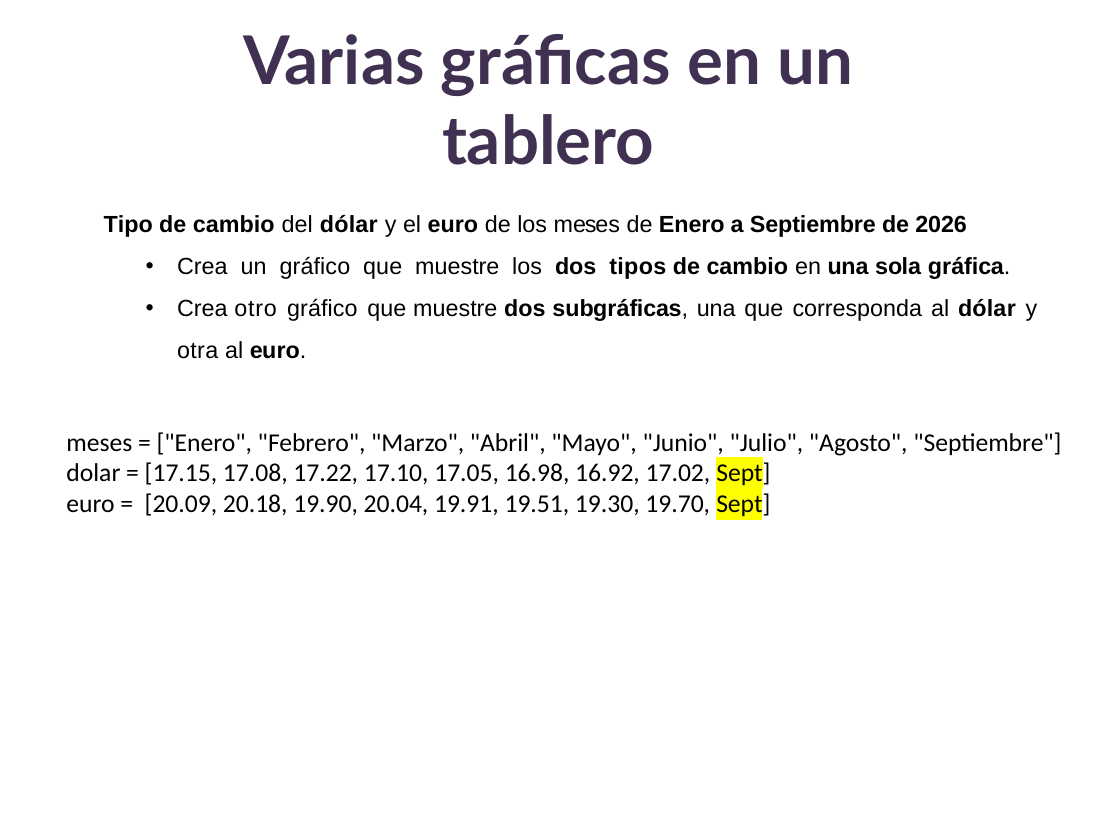
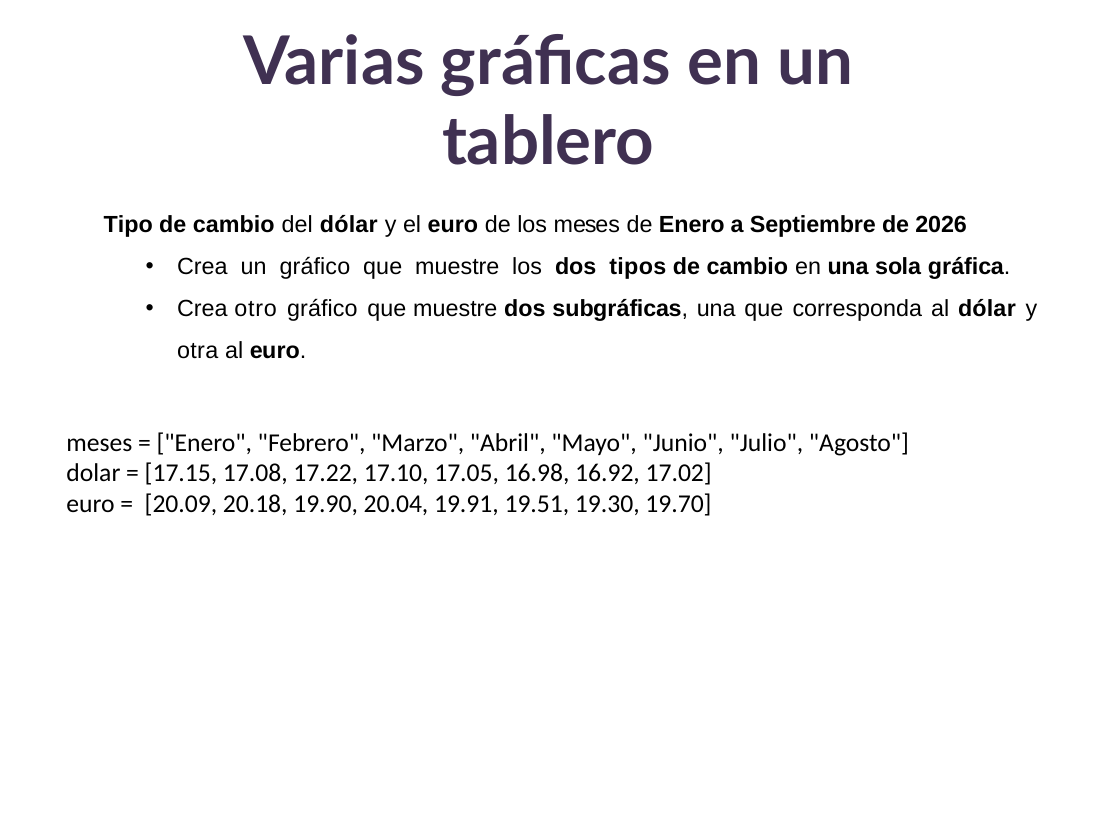
Before and after one commit to lizetheP/PensamientoC, a slide deck: slide 18 of CalendarioAgo2026/presentaciones/10_Graficas.pptx. Drawn at 1120x840 pixels with LibreOffice and Linux fonts; fonts in the diff are those of the drawing. Boxes give left, top, right and bottom in pixels: in the first picture for what was removed or moved away, otherwise in the second. Text is boxed around its words. In the diff, an @@ line names an element or a change of style, - is before the commit and + after.

```diff
--- a/CalendarioAgo2026/presentaciones/10_Graficas.pptx
+++ b/CalendarioAgo2026/presentaciones/10_Graficas.pptx
@@ text at bbox=[66, 432, 909, 516]: text changed @@
-meses = ["Enero", "Febrero", "Marzo", "Abril", "Mayo", "Junio", "Julio", "Agosto", "Septiembre"]
-dolar = [17.15, 17.08, 17.22, 17.10, 17.05, 16.98, 16.92, 17.02, Sept]
-euro = [20.09, 20.18, 19.90, 20.04, 19.91, 19.51, 19.30, 19.70, Sept]
+meses = ["Enero", "Febrero", "Marzo", "Abril", "Mayo", "Junio", "Julio", "Agosto"]
+dolar = [17.15, 17.08, 17.22, 17.10, 17.05, 16.98, 16.92, 17.02]
+euro = [20.09, 20.18, 19.90, 20.04, 19.91, 19.51, 19.30, 19.70]
```
Also in this commit, not shown: 18 other files.
